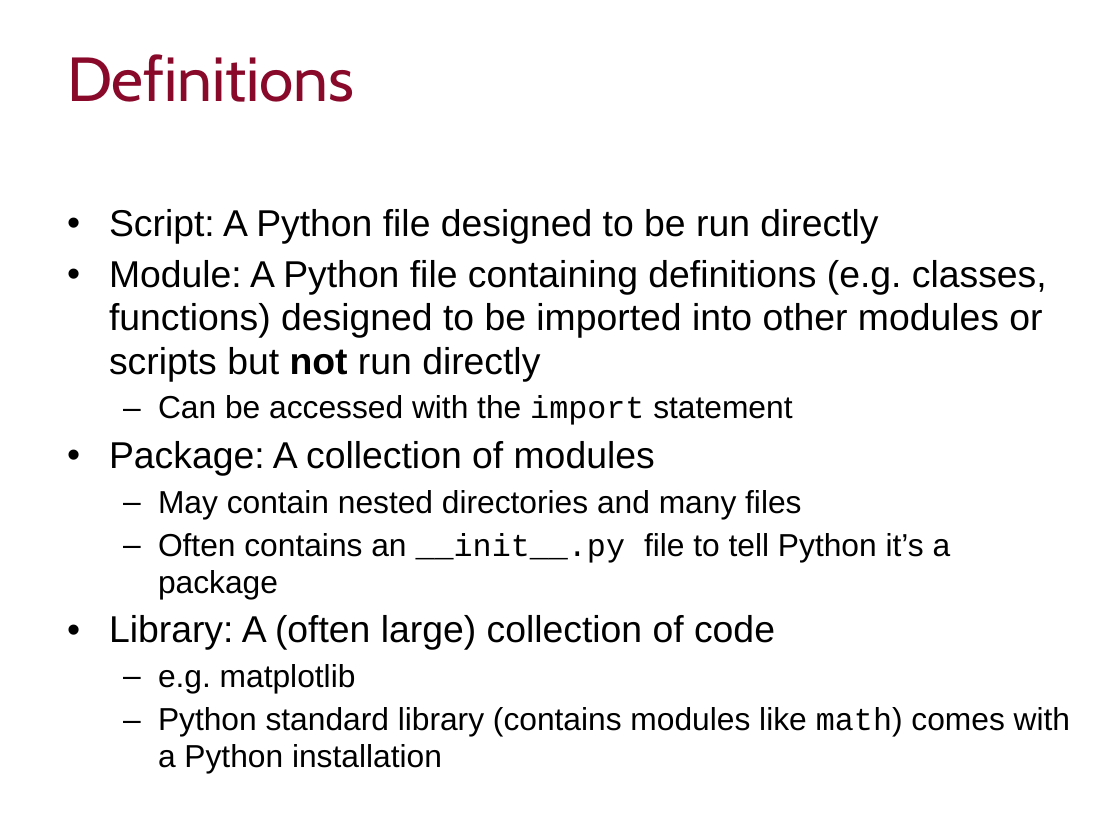
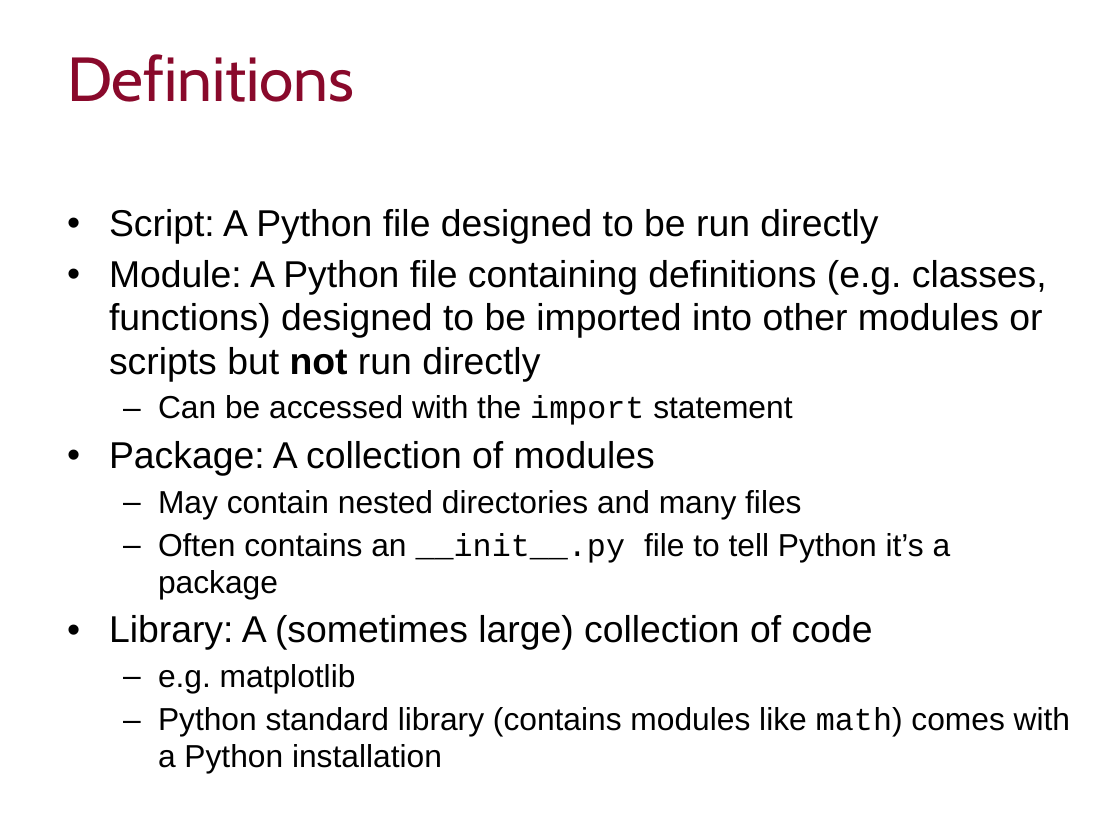
Before and after one commit to ImperialCollegeLondon/RCDS-managing-and-running-python-effectively, a slide deck: slide 12 of Managing and Running Python Effectively.pptx. Drawn at 1120x840 pixels with LibreOffice and Linux fonts; fonts in the diff are those of the drawing; background and template pictures are left out. Boxes give left, top, right and bottom in pixels: in the first picture for what was removed or moved away, otherwise in the second. Text is boxed around its words. In the diff, an @@ line names an element or a change of style, - is before the commit and + after.

```diff
--- a/Managing and Running Python Effectively.pptx
+++ b/Managing and Running Python Effectively.pptx
@@ text at (109,615,873,650): text changed @@
-• Library: A (often large) collection of code
+• Library: A (sometimes large) collection of code
```
Also in this commit, not shown: 5 other slides changed.
